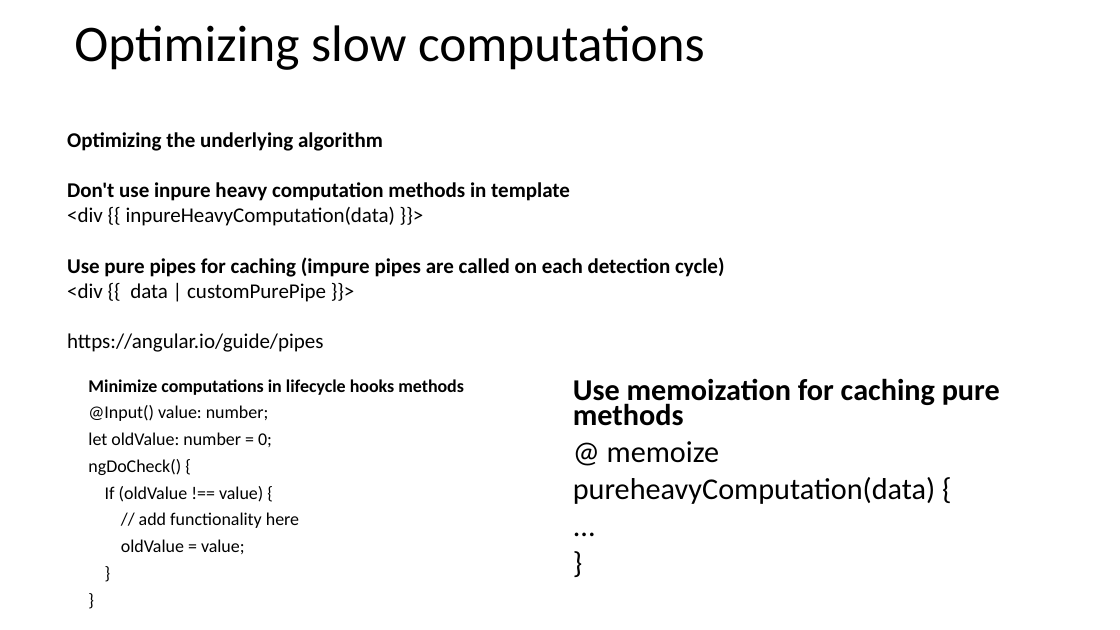
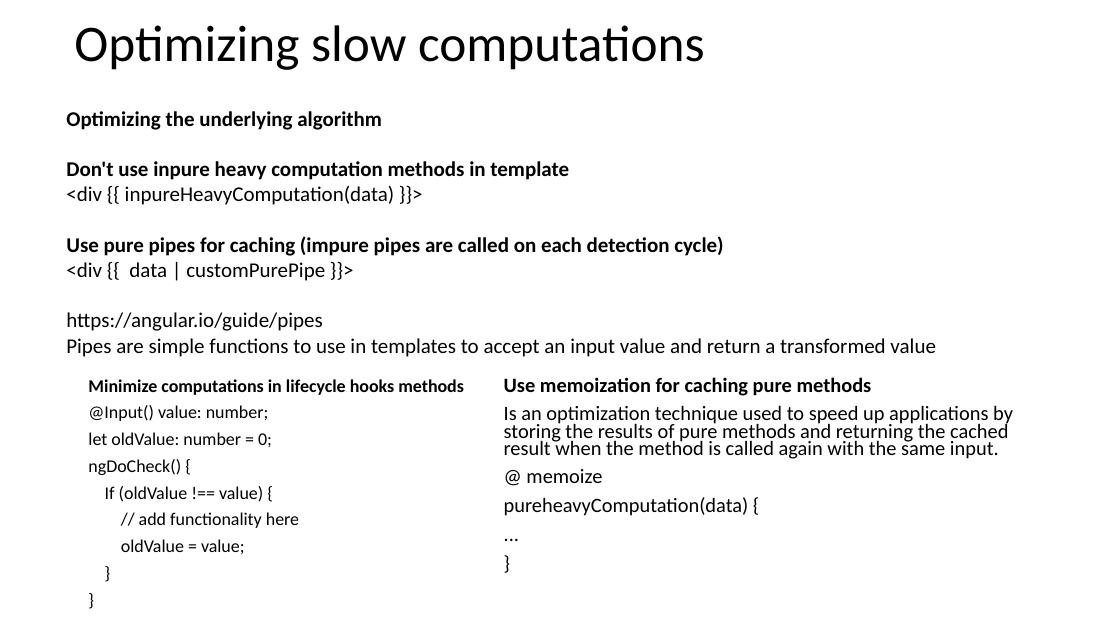
Before and after one commit to marius-oprea/onPush, a slide deck: slide 4 of presentation/Presentation.odp (slide 3 before the commit). Drawn at 1120x630 pixels with LibreOffice and Linux fonts; fonts in the diff are those of the drawing. Boxes give left, top, right and bottom in pixels: in the first picture for what was removed or moved away, otherwise in the second. Text is boxed around its words. In the diff, an @@ line names an element or a change of style, - is before the commit and + after.

```diff
--- a/presentation/Presentation.odp
+++ b/presentation/Presentation.odp
@@ text "Optimizing the underlying algorithm": place and size @@
-text "Optimizing the underlying algorithm" at [67, 132, 724, 352]
+text "Optimizing the underlying algorithm" at [66, 111, 935, 357]
@@ text at [66, 338, 935, 357]: paragraph added @@
+Pipes are simple functions to use in templates to accept an input value and return a transformed value
@@ text "Use memoization for caching pure ...": place and size @@
-text "Use memoization for caching pure ..." at [573, 378, 1000, 504]
+text "Use memoization for caching pure ..." at [504, 377, 1013, 516]
@@ text at [504, 377, 872, 516]: size 25.9 to 17.5 pt in "Use memoization for caching pure methods", "@ memoize", "pureheavyComputation(data) {", "..." and 1 more places @@
@@ text at [504, 405, 1013, 459]: paragraph added @@
+Is an optimization technique used to speed up applications by storing the results of pure methods and returning the cached result when the method is called again with the same input.
```
Also in this commit, not shown: 3 other slides changed, 1 slide added, 6 other files.
